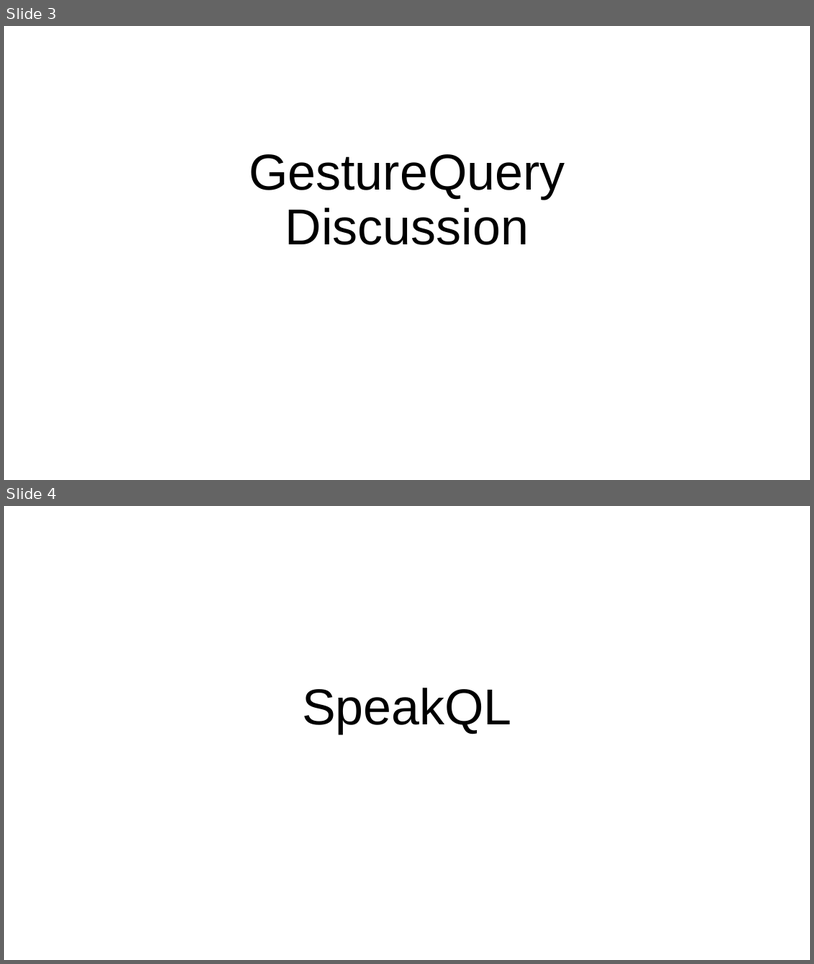
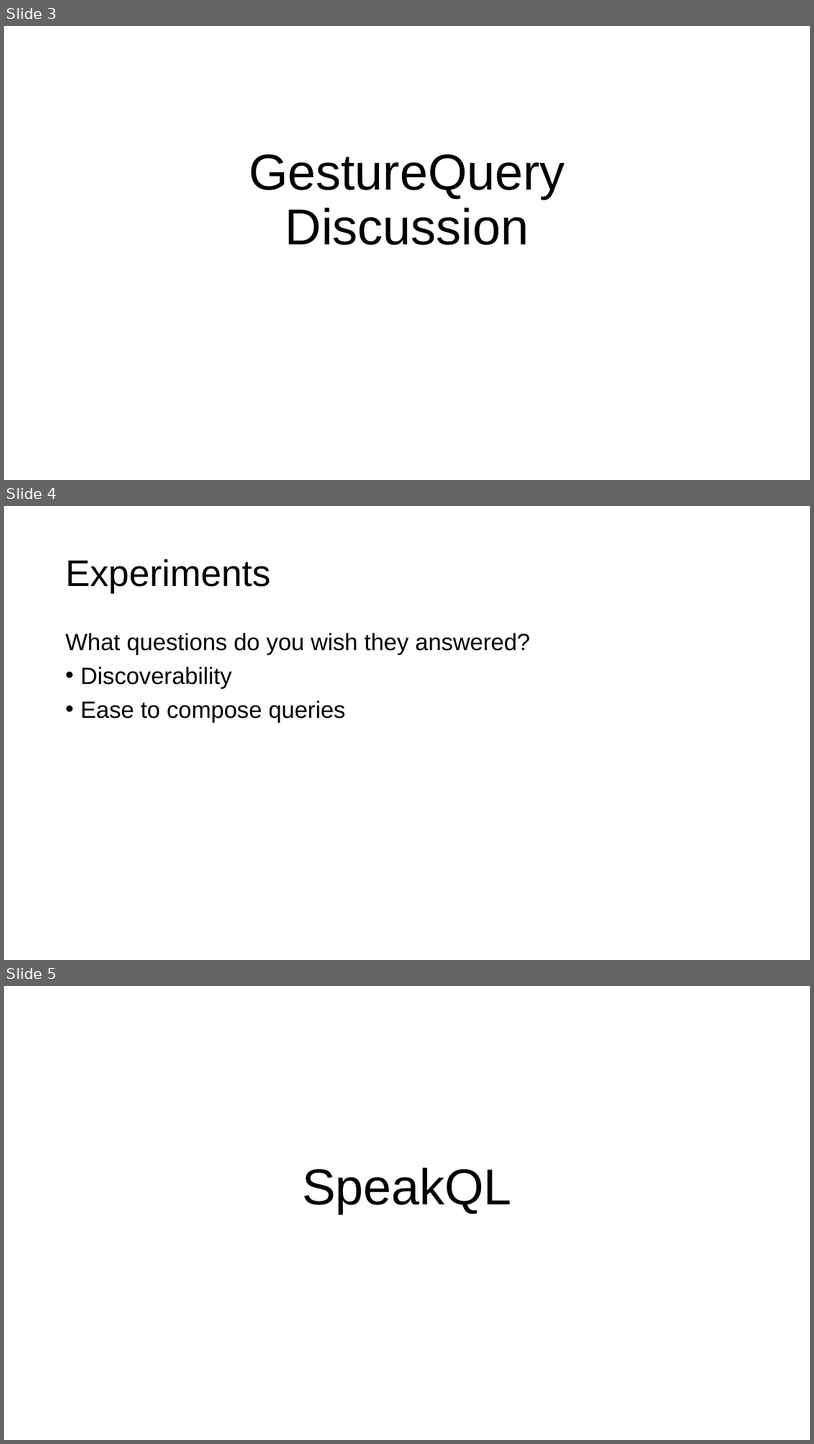
Before and after one commit to columbiaviz/columbiaviz.github.io, a slide deck: 2020s_w6998/lecs/08_modalities.pptx. Shown one above the other, each under a label of ours: slides 3 and 4 before the commit, slides 3, 4 and 5 after it. The pictures are 814x964 and 814x1444 pixels, drawn with LibreOffice and Linux fonts; fonts in the diff are those of the drawing. Boxes give left, top, right and bottom in pixels: in the first picture for what was removed or moved away, otherwise in the second. Text is boxed around its words. In the diff, an @@ line names an element or a change of style, - is before the commit and + after.

```diff
--- a/2020s_w6998/lecs/08_modalities.pptx
+++ b/2020s_w6998/lecs/08_modalities.pptx
@@ slide 4 added at [4, 506, 810, 960], background #FFFFFF @@
@@ title added at [65, 559, 270, 593], 44 pt, text #000000 @@
+Experiments
@@ text added at [65, 633, 530, 721], 28 pt, text #000000 @@
+What questions do you wish they answered?
+• Discoverability
+• Ease to compose queries
@@ what was slide 4 is now slide 5 @@
```
Also in this commit, not shown: 1 other slide added.
